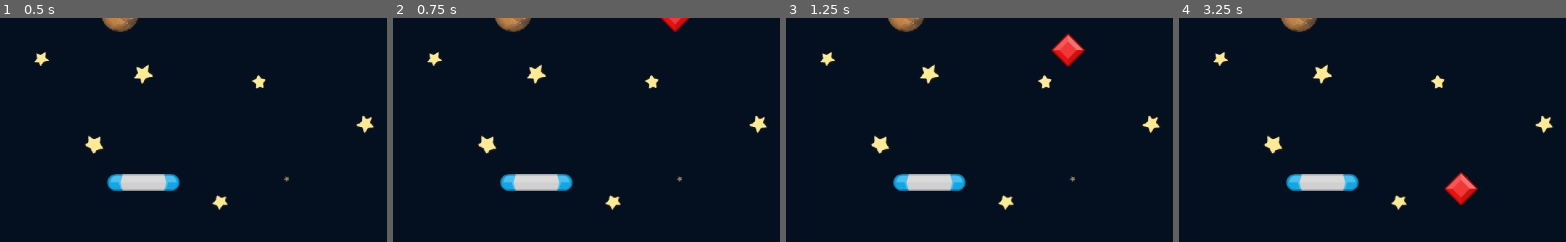
Above: before the commit, frames 1-4 (left to right).
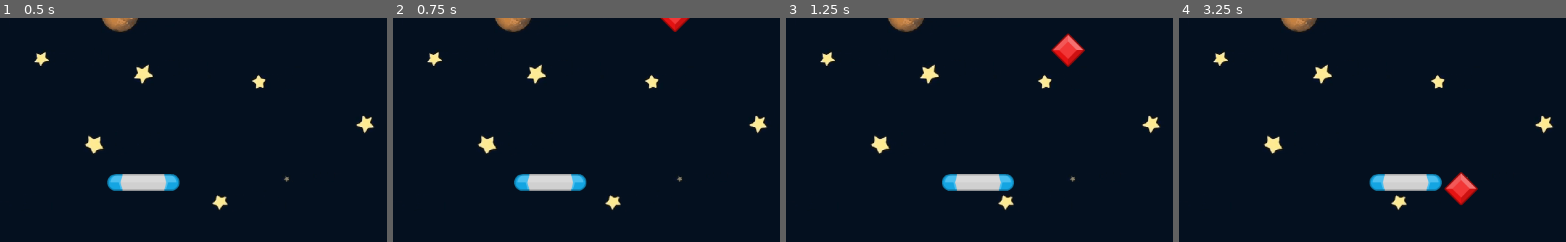
Above: after the commit, the same moments.

Repository: MichaelRMartinez/gem-catcher
Game: Godot game, scene res://scenes/game.tscn
The game is run twice, just before and just after one commit, with the same random seed, the same clock (stepped at 60 frames per second) and the same inputs.
Inputs:
- Up to frame 1 (0.5 s): no input
- Up to frame 2 (0.75 s): hold D (right, bound only after the commit) from 0.53 s (still down)
- Up to frame 3 (1.25 s): keep holding D (right, bound only after the commit)
- Up to frame 4 (3.25 s): release D (right, bound only after the commit) at 1.28 s; hold A (left, bound only after the commit) 1.28-2.03 s; hold D (right, bound only after the commit) from 2.03 s (still down)
The pictures show only the part of the screen within x 33-83%, y 50-100%; the shares and areas given below are measured in that part.

Frame 1 is identical in both runs. In frame 2, 1.1% of the frame differs, in the area x 27-51%, y 69-78%; in frame 3, 2.3%; in frame 4, 2.7%, in the area x 27-68%, y 69-78%.

Commit message:
Add user input controls and make paddle move left and right

Diff:
--- a/project.godot
+++ b/project.godot
@@ -15,6 +15,21 @@
 config/features=PackedStringArray("4.3", "GL Compatibility")
 config/icon="res://icon.svg"
 
+[input]
+
+left={
+"deadzone": 0.5,
+"events": [Object(InputEventKey,"resource_local_to_scene":false,"resource_name":"","device":-1,"window_id":0,"alt_pressed":false,"shift_pressed":false,"ctrl_pressed":false,"meta_pressed":false,"pressed":false,"keycode":0,"physical_keycode":65,"key_label":0,"unicode":97,"location":0,"echo":false,"script":null)
+, Object(InputEventKey,"resource_local_to_scene":false,"resource_name":"","device":-1,"window_id":0,"alt_pressed":false,"shift_pressed":false,"ctrl_pressed":false,"meta_pressed":false,"pressed":false,"keycode":0,"physical_keycode":4194319,"key_label":0,"unicode":0,"location":0,"echo":false,"script":null)
+]
+}
+right={
+"deadzone": 0.5,
+"events": [Object(InputEventKey,"resource_local_to_scene":false,"resource_name":"","device":-1,"window_id":0,"alt_pressed":false,"shift_pressed":false,"ctrl_pressed":false,"meta_pressed":false,"pressed":false,"keycode":0,"physical_keycode":68,"key_label":0,"unicode":100,"location":0,"echo":false,"script":null)
+, Object(InputEventKey,"resource_local_to_scene":false,"resource_name":"","device":-1,"window_id":0,"alt_pressed":false,"shift_pressed":false,"ctrl_pressed":false,"meta_pressed":false,"pressed":false,"keycode":0,"physical_keycode":4194321,"key_label":0,"unicode":0,"location":0,"echo":false,"script":null)
+]
+}
+
 [rendering]
 
 textures/canvas_textures/default_texture_filter=0
--- a/scenes/gem.gd
+++ b/scenes/gem.gd
@@ -1,10 +1,12 @@
 extends Area2D
+
+@export var speed : float = 100.0
 
 func _ready() -> void:
 	pass
 
 func _process(delta: float) -> void:
-	position.y += 100.0 * delta
+	position.y += speed * delta
 
 	if position.y > get_viewport_rect().size.y:
 		set_process(false)
--- /dev/null
+++ b/scenes/paddle.gd
@@ -0,0 +1,17 @@
+extends Area2D
+
+@export var speed : float = 100.0
+
+# Called when the node enters the scene tree for the first time.
+func _ready() -> void:
+	pass # Replace with function body.
+
+
+# Called every frame. 'delta' is the elapsed time since the previous frame.
+func _process(delta: float) -> void:
+	if Input.is_action_pressed("left"):
+		position.x -= speed * delta
+	if Input.is_action_pressed("right"):
+		position.x += speed * delta
+	# alternative
+	#position.x += speed * delta * Input.get_axis("left", "right")
--- a/scenes/paddle.tscn
+++ b/scenes/paddle.tscn
@@ -1,12 +1,14 @@
-[gd_scene load_steps=3 format=3 uid="uid://d0yxnmrwqlva0"]
+[gd_scene load_steps=4 format=3 uid="uid://d0yxnmrwqlva0"]
 
 [ext_resource type="Texture2D" uid="uid://ui45gxg6y35o" path="res://assets/paddleBlu.png" id="1_b4fdm"]
+[ext_resource type="Script" path="res://scenes/paddle.gd" id="1_y1bby"]
 
 [sub_resource type="CapsuleShape2D" id="CapsuleShape2D_j6462"]
 radius = 12.0
 height = 100.0
 
 [node name="Paddle" type="Area2D"]
+script = ExtResource("1_y1bby")
 
 [node name="Sprite2D" type="Sprite2D" parent="."]
 texture = ExtResource("1_b4fdm")
